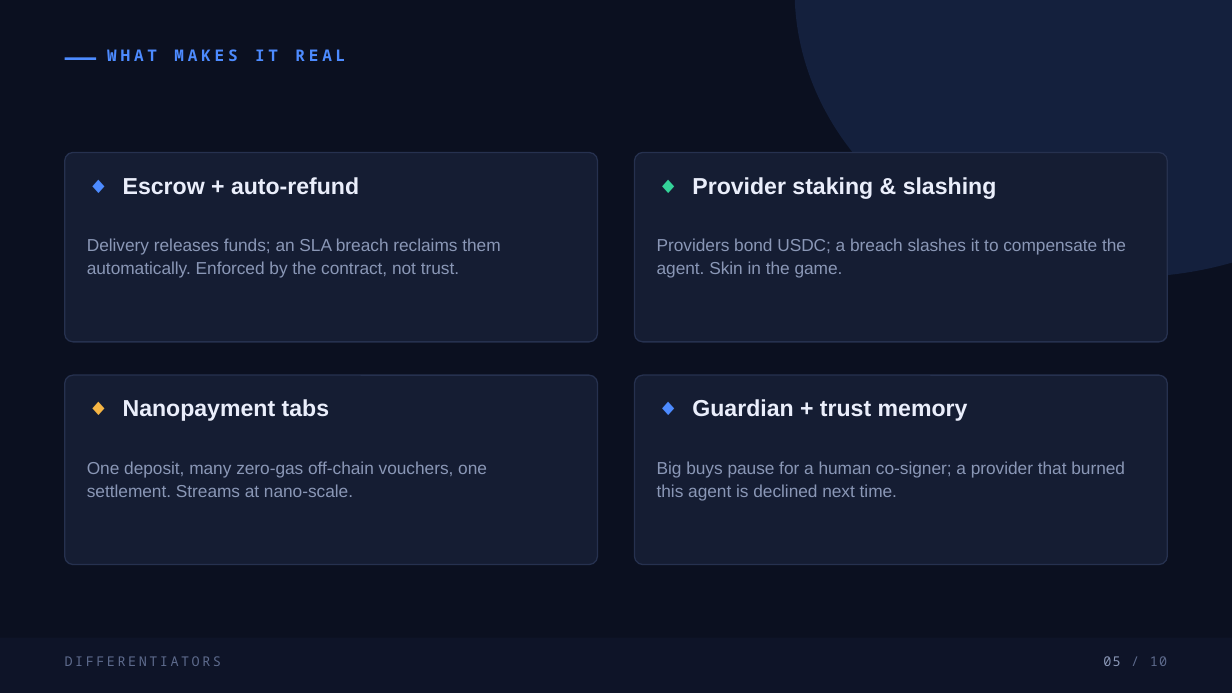
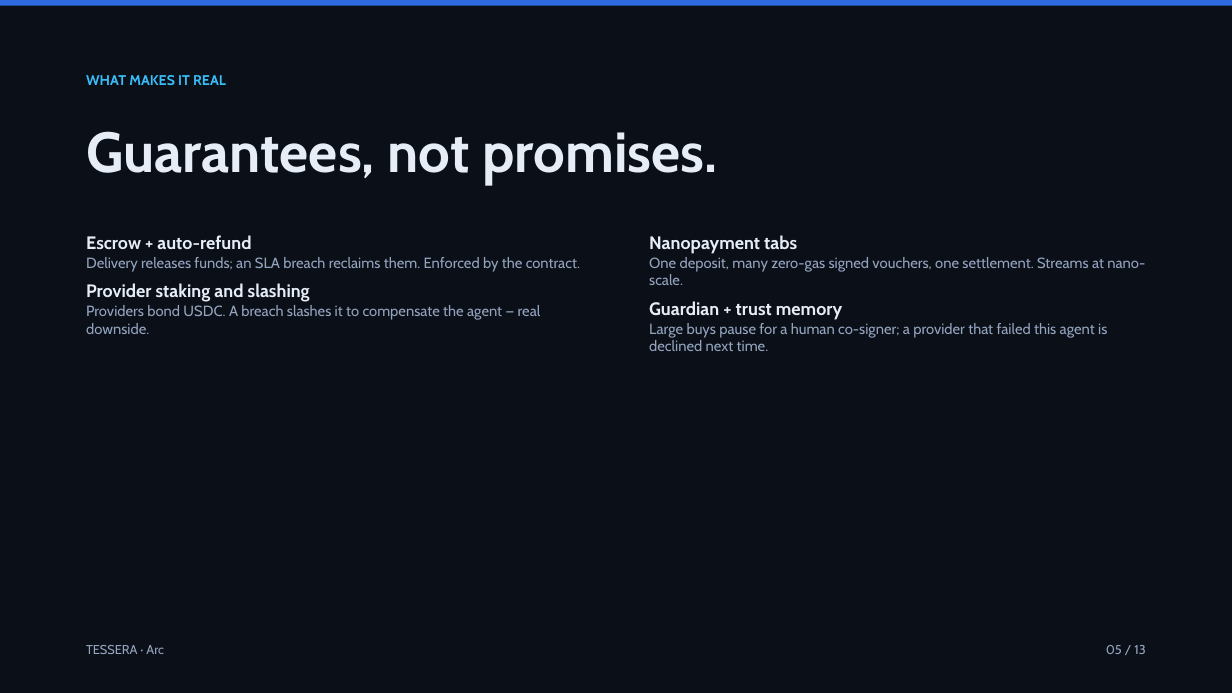
Before and after one commit to rgdtnhat/arc, a slide deck: slide 5 of docs/deck.pptx. Drawn at 1232x693 pixels with LibreOffice and Linux fonts; fonts in the diff are those of the drawing. Boxes give left, top, right and bottom in pixels: in the first picture for what was removed or moved away, otherwise in the second. Text is boxed around its words. In the diff, an @@ line names an element or a change of style, - is before the commit and + after.

```diff
--- a/docs/deck.pptx
+++ b/docs/deck.pptx
@@ background #0B1020 to #0B0F17 @@
@@ rectangle added at [0,0,1232,6], fill #2F6BE0 @@
@@ ellipse removed at [795,0,1232,277] @@
@@ rectangle removed at [65,57,96,60] @@
@@ text "WHAT MAKES IT REAL": place and size @@
-text "WHAT MAKES IT REAL" at [107,49,345,61]
+text "WHAT MAKES IT REAL" at [86,75,226,85]
@@ text "WHAT MAKES IT REAL" at [86,75,226,85]: size 12.5 to 11 pt, font Noto Sans Mono to Cabin, text colour #4D8BFF to #38BDF8, letter spacing 3 to 0 pt; vertical alignment middle to top @@
@@ text added at [86,131,717,185], 44 pt, text #E6EDF7, bold @@
+Guarantees, not promises.
@@ rounded rectangle removed at [65,152,598,342] @@
@@ text removed at [123,177,359,195] @@
-◆ Escrow + auto-refund
@@ rounded rectangle removed at [635,152,1168,342] @@
@@ text removed at [692,177,997,199] @@
-◆ Provider staking & slashing
@@ text at [86,235,580,334]: text changed; size 13.5 to 11.5 pt; font Arial to Cabin; text colour #8A97B6 to #93A4BF @@
-Delivery releases funds; an SLA breach reclaims them automatically. Enforced by the contract, not trust.
+Escrow + auto-refund
+Delivery releases funds; an SLA breach reclaims them. Enforced by the contract.
+Provider staking and slashing
+Providers bond USDC. A breach slashes it to compensate the agent — real downside.
@@ text at [649,235,1145,351]: text changed; size 13.5 to 11.5 pt; font Arial to Cabin; text colour #8A97B6 to #93A4BF @@
-Big buys pause for a human co-signer; a provider that burned this agent is declined next time.
+Nanopayment tabs
+One deposit, many zero-gas signed vouchers, one settlement. Streams at nano-scale.
+Guardian + trust memory
+Large buys pause for a human co-signer; a provider that failed this agent is declined next time.
@@ text removed at [657,238,1126,278] @@
-Providers bond USDC; a breach slashes it to compensate the agent. Skin in the game.
@@ rounded rectangle removed at [65,375,598,565] @@
@@ rounded rectangle removed at [635,375,1168,565] @@
@@ text removed at [123,399,329,421] @@
-◆ Nanopayment tabs
@@ text removed at [692,399,968,421] @@
-◆ Guardian + trust memory
@@ text removed at [87,461,487,497] @@
-One deposit, many zero-gas off-chain vouchers, one settlement. Streams at nano-scale.
@@ rectangle removed at [0,638,1232,693] @@
@@ text removed at [65,656,221,666] @@
-DIFFERENTIATORS
@@ text added at [86,645,164,654], 10 pt, text #93A4BF @@
+TESSERA · Arc
@@ text "05 / 13" at [1106,645,1146,654]: vertical alignment middle to top @@
@@ text at [1106,645,1146,654]: text changed; size 10.5 to 10 pt; font Noto Sans Mono to Cabin; text colour #5D6A8C to #93A4BF @@
-05 / 10
+05 / 13
```
Also in this commit, not shown: 3 other slides changed, 9 slides added, 6 slides removed, 3 other files.
